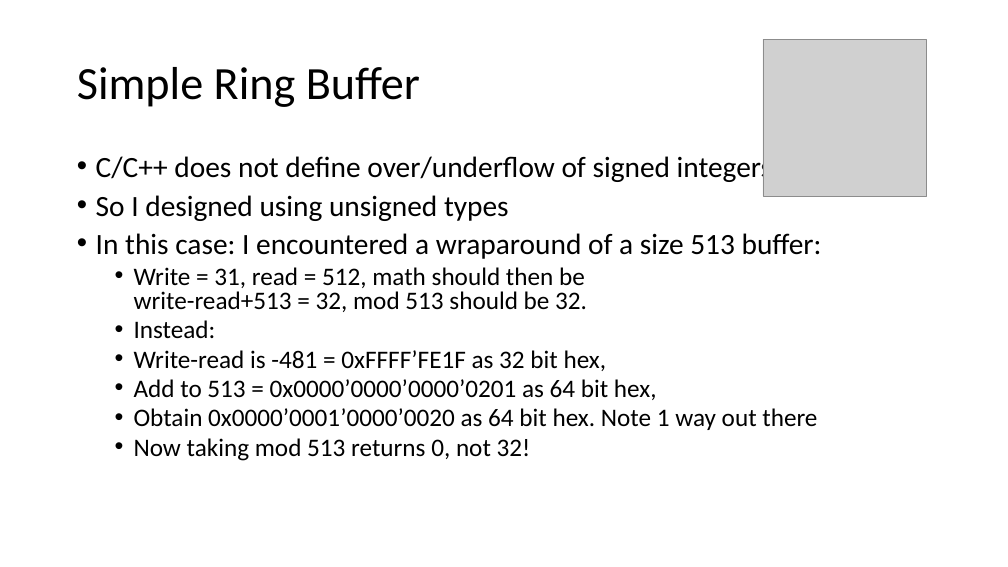
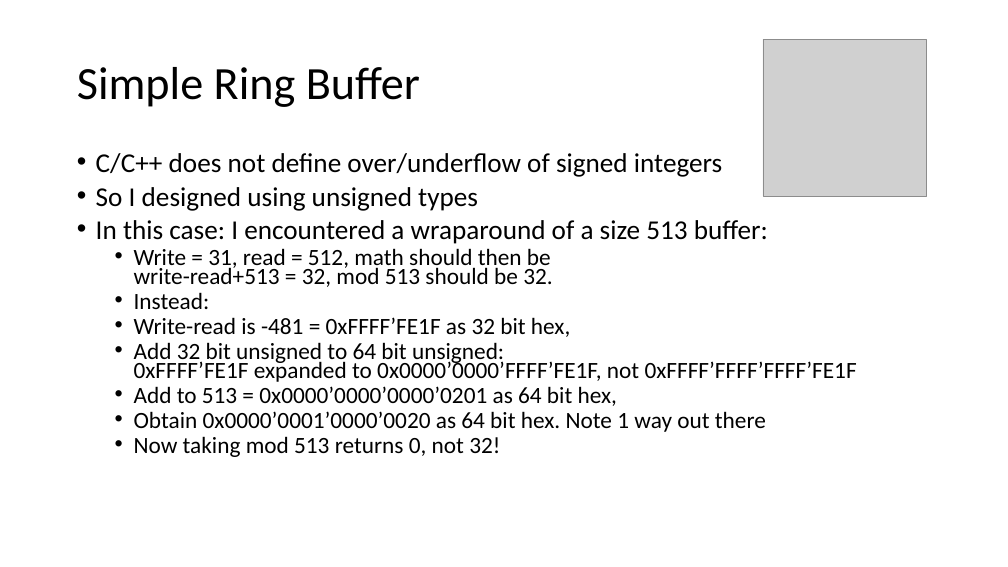
Before and after one commit to ChrisLomont/RingBuffer, a slide deck: slide 9 of Making a Ringbuffer.pptx. Drawn at 1008x567 pixels with LibreOffice and Linux fonts; fonts in the diff are those of the drawing; grey boxes stand for pictures. Boxes give left, top, right and bottom in pixels: in the first picture for what was removed or moved away, otherwise in the second. Text is boxed around its words. In the diff, an @@ line names an element or a change of style, - is before the commit and + after.

```diff
--- a/Making a Ringbuffer.pptx
+++ b/Making a Ringbuffer.pptx
@@ text at (96,153,768,457): size 28 to 25.9 pt in "C/C++ does not define over/underflow of signed ...", "So I designed using unsigned types", "In this case: I encountered a wraparound ..."; size 24 to 22.2 pt in "Write = 31, read = 512, math ...", "Instead:", "Write-read is -481 = 0xFFFF’FE1F as 32 ...", "Add to 513 = 0x0000’0000’0000’0201 as 64 ..." and 2 more places; line spacing 0.8 to 0.7 @@
@@ text at (134,342,857,382): paragraph added @@
+  • Add 32 bit unsigned to 64 bit unsigned:
+    0xFFFF’FE1F expanded to 0x0000’0000’FFFF’FE1F, not 0xFFFF’FFFF’FFFF’FE1F
```
Also in this commit, not shown: 8 other slides changed, 8 slides added, 3 slides removed, 4 other files.
